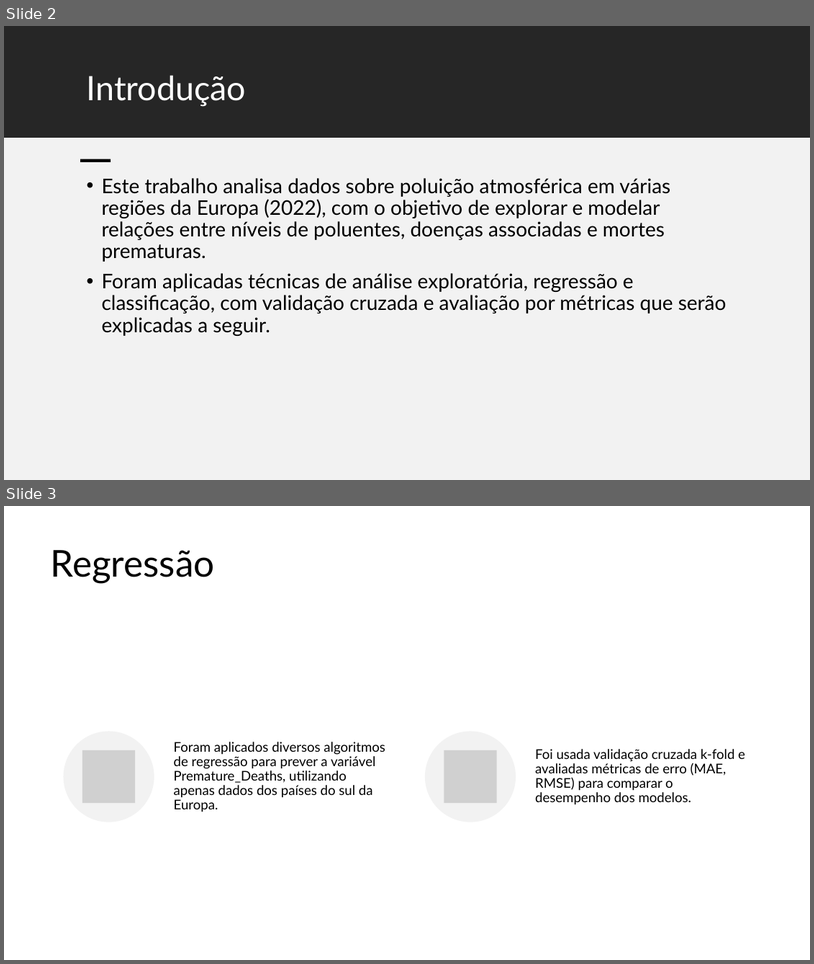
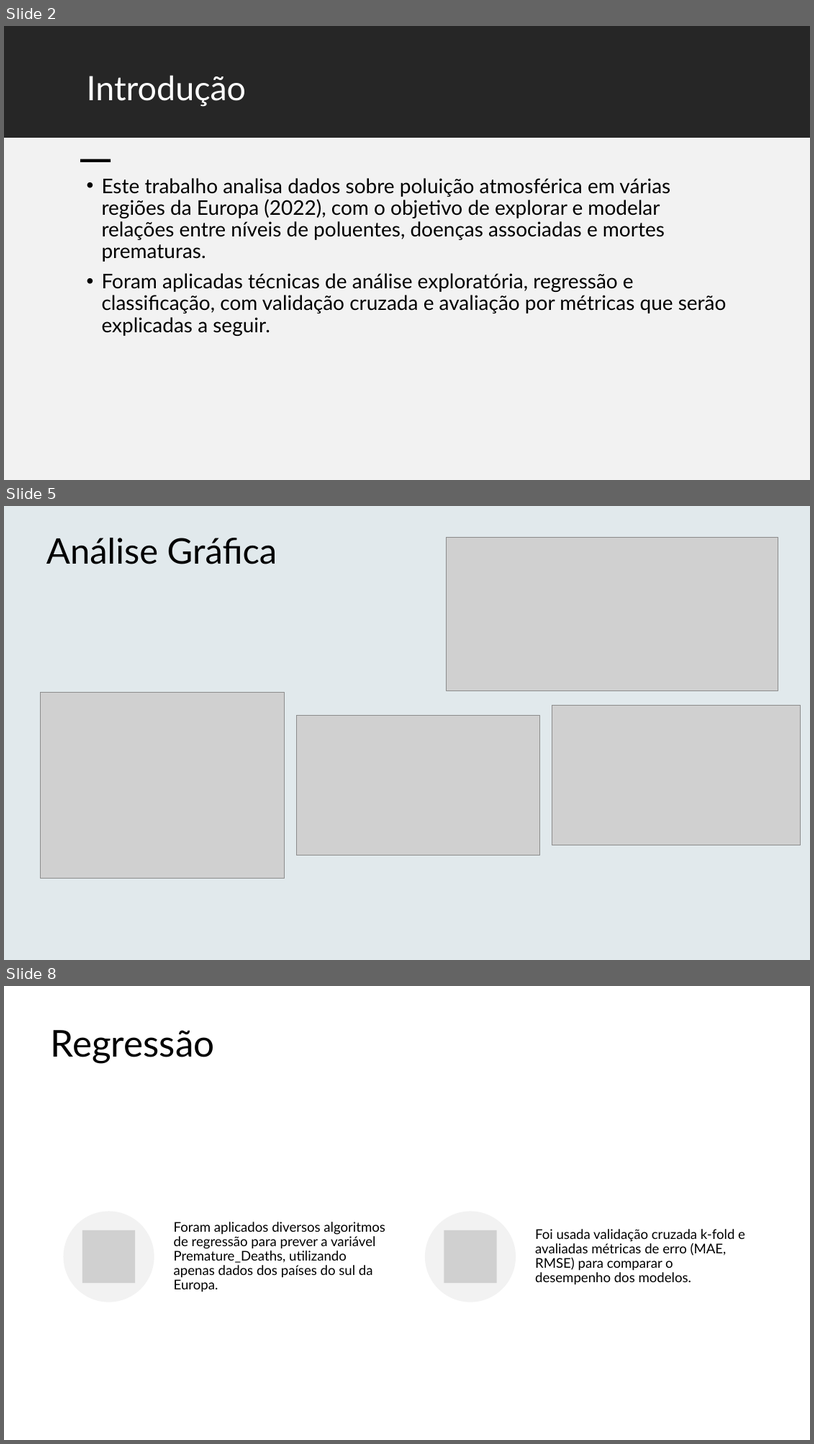
Before and after one commit to JoaoPinto1220663/ANADI_MFC_3DI_1220664_1220663_1220665, a slide deck: apresentação/ANADI - Trabalho Prático 2.pptx. Shown one above the other, each under a label of ours: slides 2 and 3 before the commit, slides 2, 5 and 8 after it; the slides between them are not shown. The pictures are 814x964 and 814x1444 pixels, drawn with LibreOffice and Linux fonts; fonts in the diff are those of the drawing; grey boxes stand for pictures. Boxes give left, top, right and bottom in pixels: in the first picture for what was removed or moved away, otherwise in the second. Text is boxed around its words. In the diff, an @@ line names an element or a change of style, - is before the commit and + after.

```diff
--- a/apresentação/ANADI - Trabalho Prático 2.pptx
+++ b/apresentação/ANADI - Trabalho Prático 2.pptx
@@ slide 5 added at bbox=[4, 506, 810, 960], background #FFFFFF @@
@@ rectangle added at bbox=[4, 506, 810, 960], fill #F2F2F2 @@
@@ rectangle added at bbox=[4, 506, 810, 960], fill #0B76A0 at 7% opacity @@
@@ title added at bbox=[46, 538, 278, 564], 42 pt, text #000000 @@
+Análise Gráfica
@@ picture added at bbox=[446, 537, 778, 690] @@
@@ picture added at bbox=[40, 692, 284, 879] @@
@@ picture added at bbox=[296, 716, 540, 855] @@
@@ picture added at bbox=[552, 705, 801, 845] @@
@@ what was slide 3 is now slide 8 @@
```
Also in this commit, not shown: 4 other slides added.
